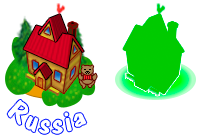
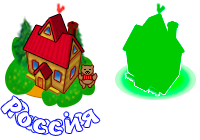
Comparing the layer stacks of the two (200, 140) images. Changes:
added layer "Ðîññèÿ" above "Layer 1" over (x1=1, y1=96, x2=100, y2=135)
added layer "Layer 1" above "Слой 2" over (x1=6, y1=99, x2=88, y2=135)
painted on "Слой 1" over (x1=6, y1=99, x2=88, y2=135)
